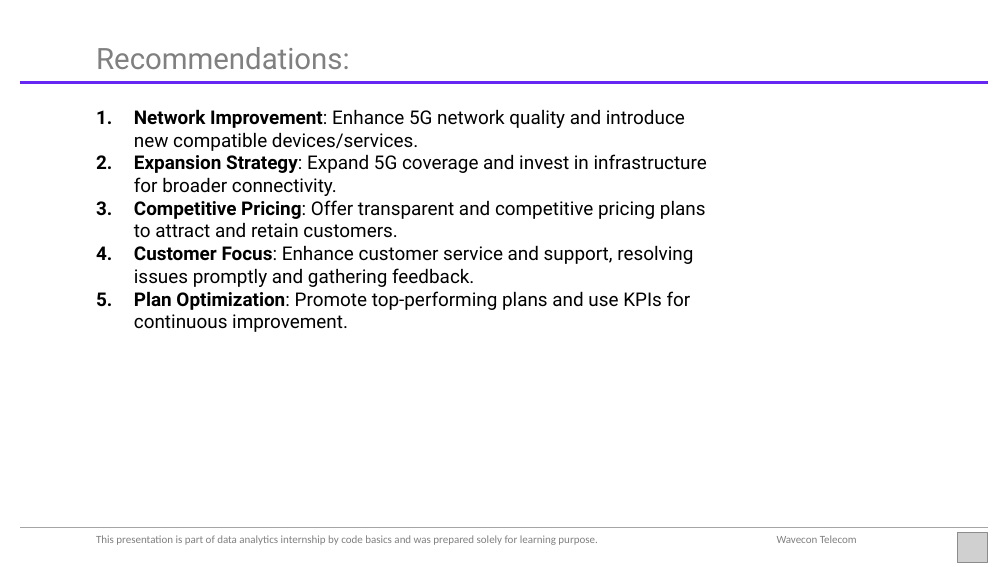
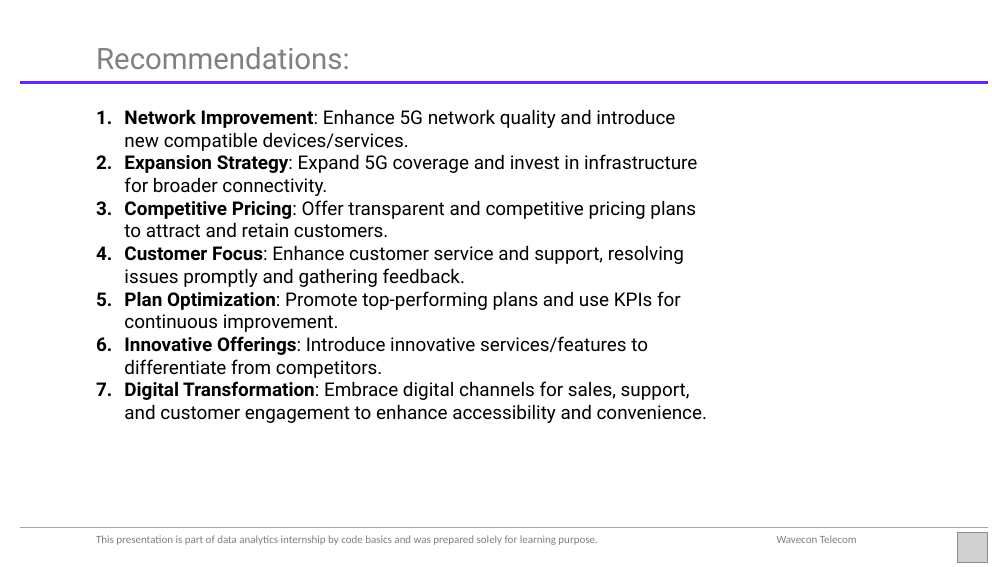
Before and after one commit to iankitnegi/Internship_AtliQTechnologies, a slide deck: slide 9 of Wavecon Telecom Presentation.pptx. Drawn at 1008x567 pixels with LibreOffice and Linux fonts; fonts in the diff are those of the drawing; grey boxes stand for pictures. Boxes give left, top, right and bottom in pixels: in the first picture for what was removed or moved away, otherwise in the second. Text is boxed around its words. In the diff, an @@ line names an element or a change of style, - is before the commit and + after.

```diff
--- a/Wavecon Telecom Presentation.pptx
+++ b/Wavecon Telecom Presentation.pptx
@@ text at [124,109,697,332]: indent changed @@
@@ text at [124,336,707,423]: paragraphs added @@
+6. Innovative Offerings: Introduce innovative services/features to differentiate from competitors.
+7. Digital Transformation: Embrace digital channels for sales, support, and customer engagement to enhance accessibility and convenience.
```
Also in this commit, not shown: 1 other slide changed.
